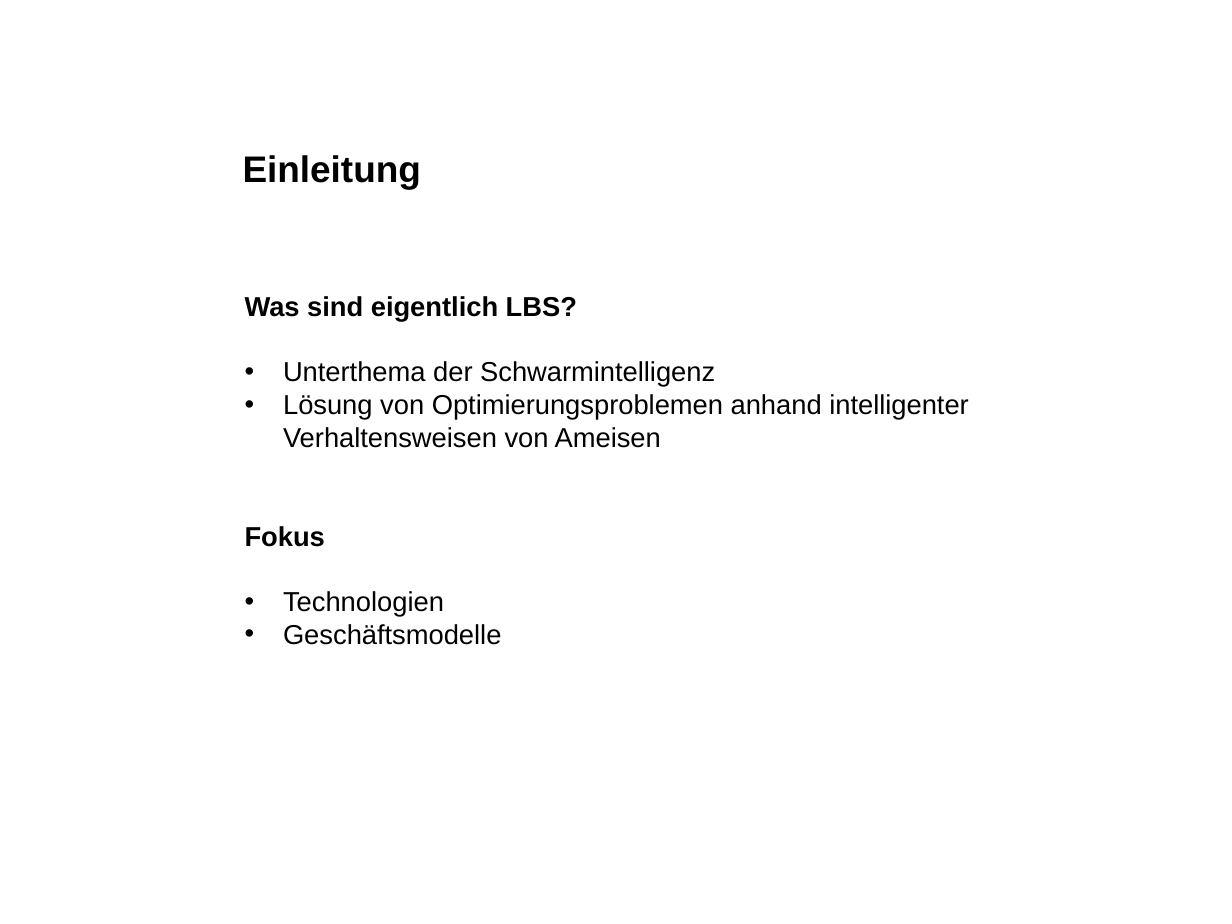
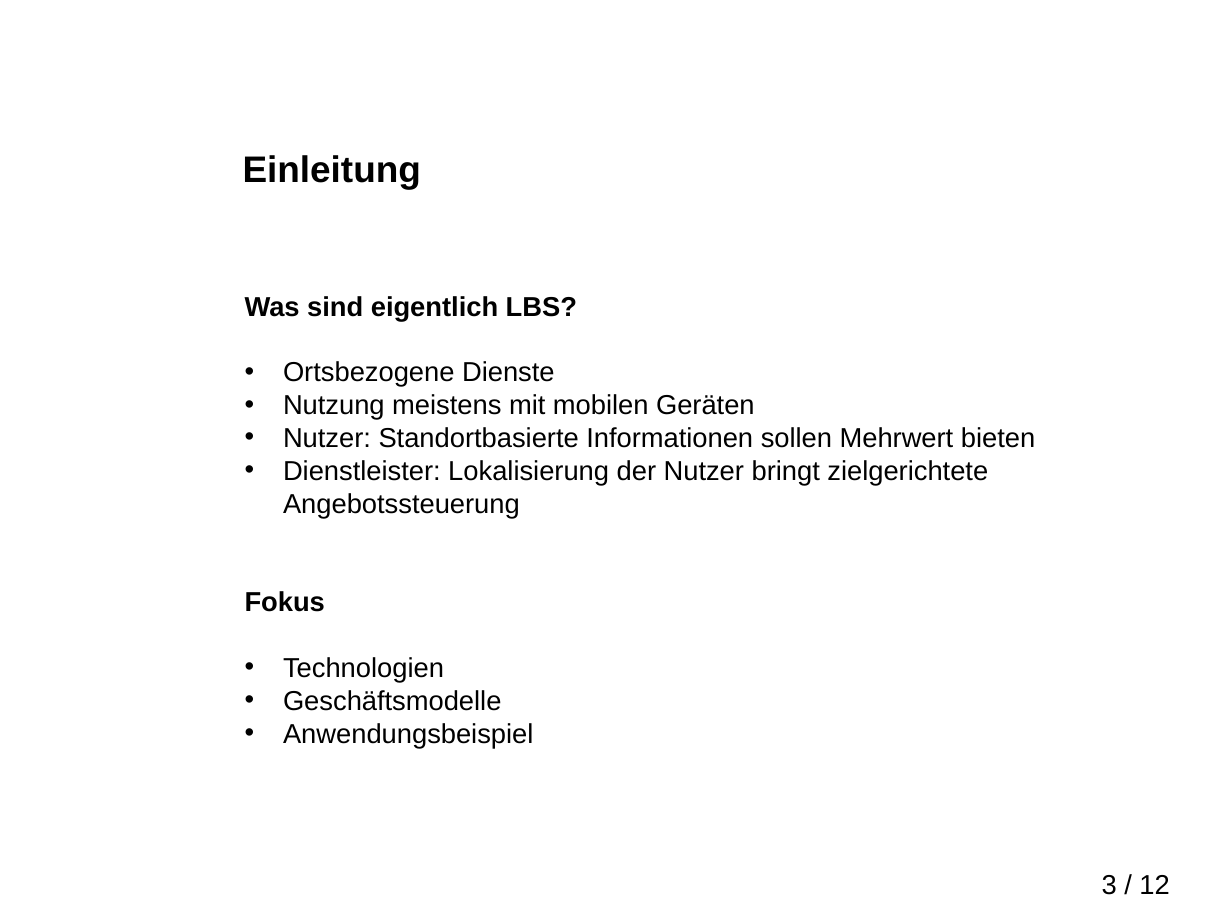
Before and after one commit to martinmoserswiss/LBSSwitzerland, a slide deck: slide 3 of Präsentation/Praesentation_LBS_in_Switzerland.pptx. Drawn at 1232x924 pixels with LibreOffice and Linux fonts; fonts in the diff are those of the drawing; background and template pictures are left out. Boxes give left, top, right and bottom in pixels: in the first picture for what was removed or moved away, otherwise in the second. Text is boxed around its words. In the diff, an @@ line names an element or a change of style, - is before the commit and + after.

```diff
--- a/Präsentation/Praesentation_LBS_in_Switzerland.pptx
+++ b/Präsentation/Praesentation_LBS_in_Switzerland.pptx
@@ text at (x1=283, y1=361, x2=1035, y2=518): text changed @@
-• Unterthema der Schwarmintelligenz
-• Lösung von Optimierungsproblemen anhand intelligenter Verhaltensweisen von Ameisen
+• Ortsbezogene Dienste
+• Nutzung meistens mit mobilen Geräten
+• Nutzer: Standortbasierte Informationen sollen Mehrwert bieten
+• Dienstleister: Lokalisierung der Nutzer bringt zielgerichtete Angebotssteuerung
@@ text at (x1=283, y1=723, x2=533, y2=748): paragraph added @@
+• Anwendungsbeispiel
@@ page number added at (x1=1102, y1=875, x2=1169, y2=895), 16 pt, text #000000 @@
+3 / 12
```
Also in this commit, not shown: 4 other slides changed, 8 slides added, 3 slides removed, 3 other files.
